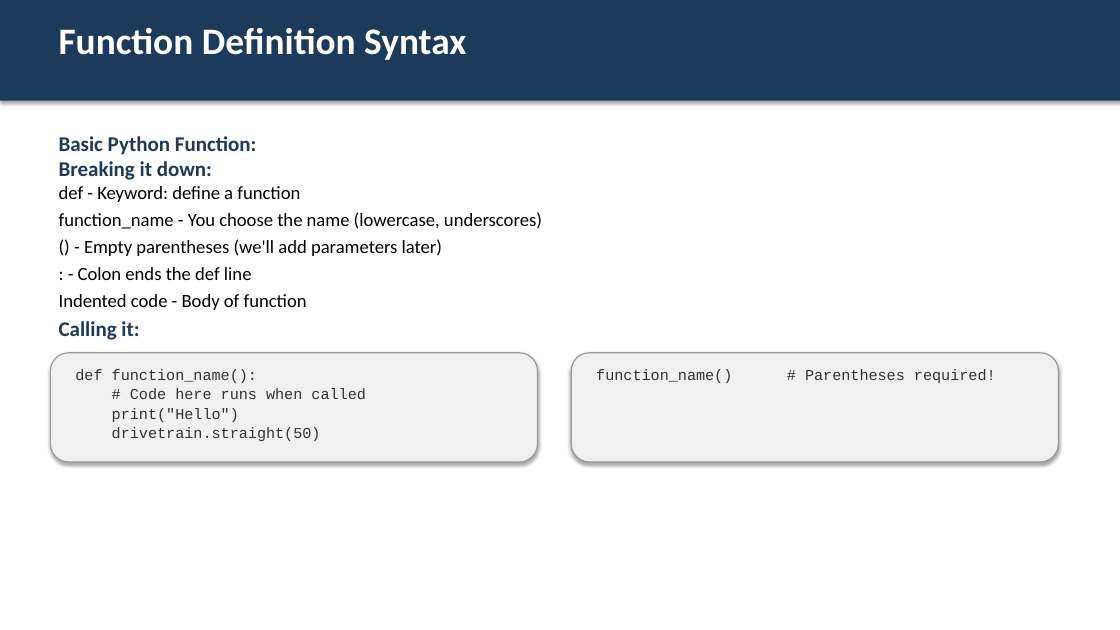
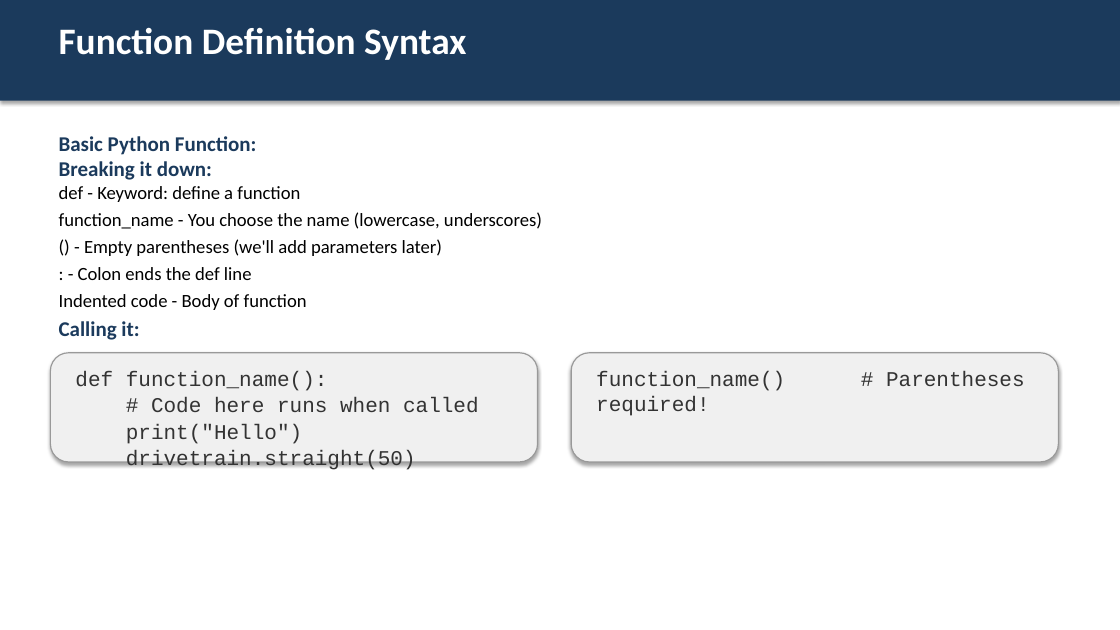
Before and after one commit to bradamiller/IntoToPython, a slide deck: slide 3 of module-01-driving/slides/10-python-functions.pptx. Drawn at 1120x630 pixels with LibreOffice and Linux fonts; fonts in the diff are those of the drawing. Boxes give left, top, right and bottom in pixels: in the first picture for what was removed or moved away, otherwise in the second. Text is boxed around its words. In the diff, an @@ line names an element or a change of style, - is before the commit and + after.

```diff
--- a/module-01-driving/slides/10-python-functions.pptx
+++ b/module-01-driving/slides/10-python-functions.pptx
@@ text "def function_name():" at (x1=75, y1=371, x2=479, y2=470): size 13 to 18 pt @@
@@ text "function_name() # Parentheses required!" at (x1=596, y1=371, x2=1025, y2=391): size 13 to 18 pt @@
```
Also in this commit, not shown: 10 other slides changed, 9 other files.
